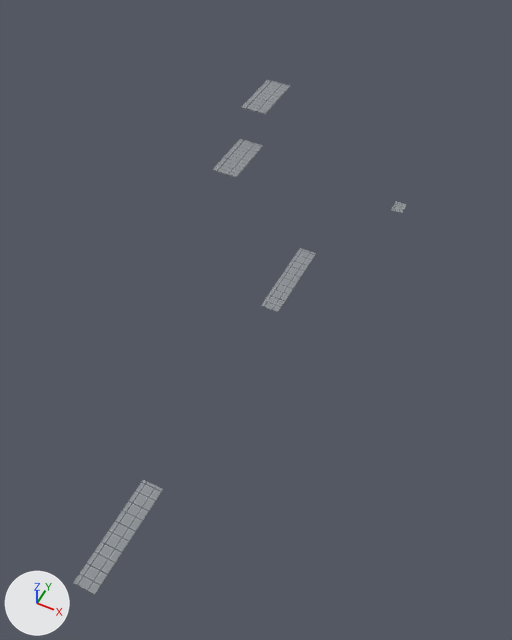
Renders of the FBX model Data/Models/Stage/Stage3/Stage3_penetrate.fbx from each side of a commit.
Both versions are drawn from a 50 mm lens placed at (21.3, -120.5, 87.4), pointed at (-2.7, -72.4, 27.3). The lights are fixed; the arrows at lower left show +X, +Y and +Z. Where no turn or scale is listed for an object, it has been applied to the vertices.

The older version as bpy lines, for what is in view:
```python
me_mesh = bpy.data.meshes.new('Mesh')
me_mesh.from_pydata(...)  # a box spanning x 0.0..2.0, y -2.0..0.0, z -0.12..0.0; a box spanning x 0.0..2.0, y -4.0..-2.0, z -0.12..0.01; a box spanning x 0.0..2.0, y -6.0..-4.0, z -0.12..0.01; a box spanning x 0.0..2.0, y -8.0..-6.0, z -0.12..0.01; a box spanning x 0.0..2.0, y -10.0..-8.0, z -0.12..0.01
me_mesh.materials.append(mat_blinn1)
me_mesh_001 = bpy.data.meshes.new('Mesh.001')
me_mesh_001.from_pydata(...)  # a box spanning x 0.0..2.0, y -2.0..0.0, z -0.12..0.0; a box spanning x 0.0..2.0, y -4.0..-2.0, z -0.12..0.01; a box spanning x 0.0..2.0, y -6.0..-4.0, z -0.12..0.01; a box spanning x 0.0..2.0, y -8.0..-6.0, z -0.12..0.01; a box spanning x 0.0..2.0, y -10.0..-8.0, z -0.12..0.01
me_mesh_001.materials.append(mat_blinn1)
me_mesh_002 = bpy.data.meshes.new('Mesh.002')
me_mesh_002.from_pydata(...)  # a box spanning x 0.0..2.0, y -0.89..0.0, z -0.12..0.0; a box spanning x 0.0..2.0, y -1.78..-0.89, z -0.12..0.01; a box spanning x 0.0..2.0, y -2.67..-1.78, z -0.12..0.01; a box spanning x 0.0..2.0, y -3.56..-2.67, z -0.12..0.01; a box spanning x 0.0..2.0, y -4.44..-3.56, z -0.12..0.01
me_mesh_002.materials.append(mat_blinn1)
ob_floor_def165 = bpy.data.objects.new('floor_def165', me_mesh)
ob_floor_def165.location = (-1.0, -97.6, 32.7)
ob_floor_def166 = bpy.data.objects.new('floor_def166', me_mesh_001)
ob_floor_def166.location = (-1.0, -64.7, 32.7)
ob_floor_def167 = bpy.data.objects.new('floor_def167', me_mesh_002)
ob_floor_def167.location = (-1.0, -73.9, 58.1)
# also in view: 'floor_def168' at (0.0, -80.9, 55.5)
```
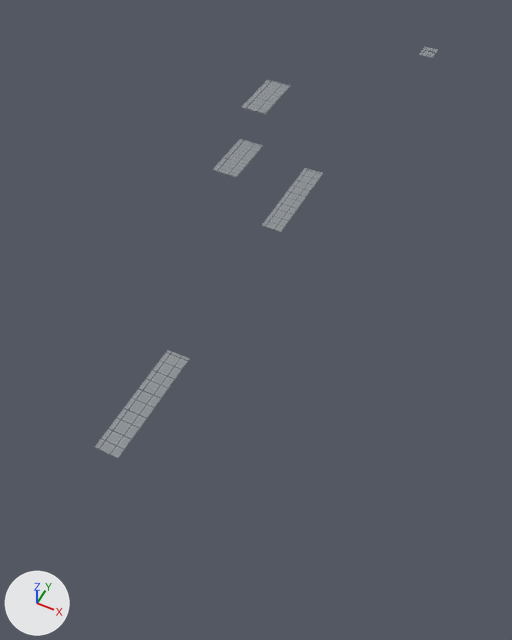
The newer file is also rescaled (x0.702), turned or shifted as a whole; pictures and numbers use the older file's frame.

The change in detail:
me_mesh has 40 vertices, 60 faces and spans x 0.0..2.0, y -10.0..0.0, z -0.12..0.01.
me_mesh is used by ob_floor_def165; location (-1.0, -97.6, 32.7).
me_mesh part 1: the whole mesh is moved by (0.0, 6.02, 11.01).
me_mesh_001 has 40 vertices, 60 faces and spans x 0.0..2.0, y -10.0..0.0, z -0.12..0.01.
me_mesh_001 is used by ob_floor_def166; location (-1.0, -64.7, 32.7).
me_mesh_001 part 2: the whole mesh is moved by (0.0, 0.0, 11.01).

Changed parts and their boxes (x1, y1, x2, y2) in the pictures (512 x 640 px):
'floor_def165', mesh moved: before (73, 480, 163, 595); after (95, 350, 190, 459)
'floor_def166', mesh moved: before (261, 248, 316, 312); after (262, 168, 323, 233)
